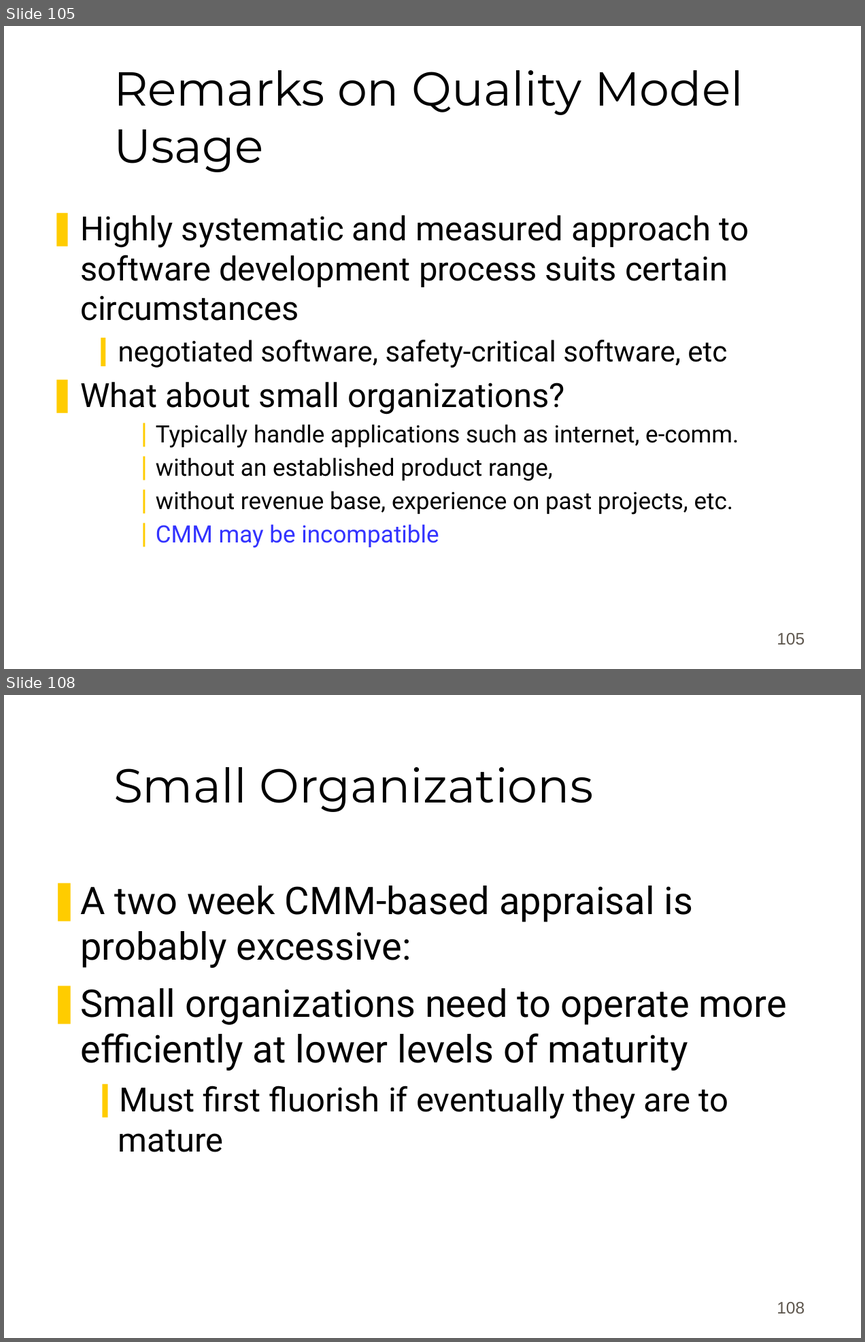
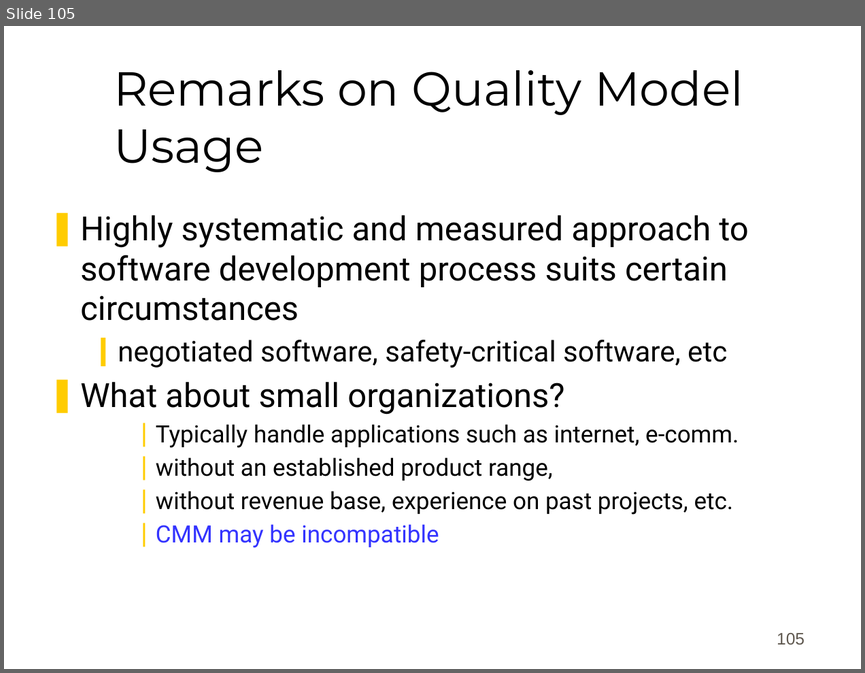
Before and after one commit to mananmongia/clg, a slide deck: SE/lect14.ppt. Shown one above the other, each under a label of ours: slides 105 and 108 before the commit, slide 105 after it; the slides between them are not shown. The pictures are 865x1342 and 865x673 pixels, drawn with LibreOffice and Linux fonts; fonts in the diff are those of the drawing; background and template pictures are left out. Boxes give left, top, right and bottom in pixels: in the first picture for what was removed or moved away, otherwise in the second. Text is boxed around its words. In the diff, an @@ line names an element or a change of style, - is before the commit and + after.

```diff
--- a/SE/lect14.ppt
+++ b/SE/lect14.ppt
@@ slide 108 removed at [4, 695, 861, 1338], background #FFFFFF @@
@@ title removed at [113, 767, 593, 812] @@
-Small Organizations
@@ text removed at [80, 885, 787, 1152] @@
-❚ A two week CMM-based appraisal is probably excessive:
-❚ Small organizations need to operate more efficiently at lower levels of maturity
-  ❙ Must first fluorish if eventually they are to mature
@@ page number removed at [776, 1302, 804, 1314] @@
-108
```
Also in this commit, not shown: 56 slides changed, 5 other slides removed, 11 other files.
